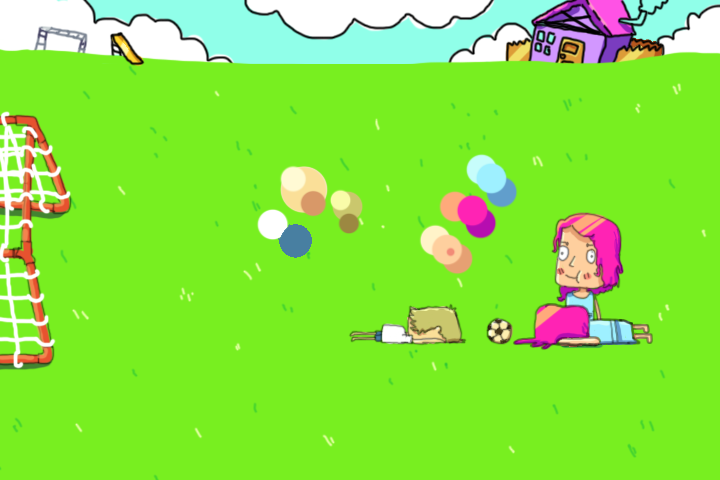
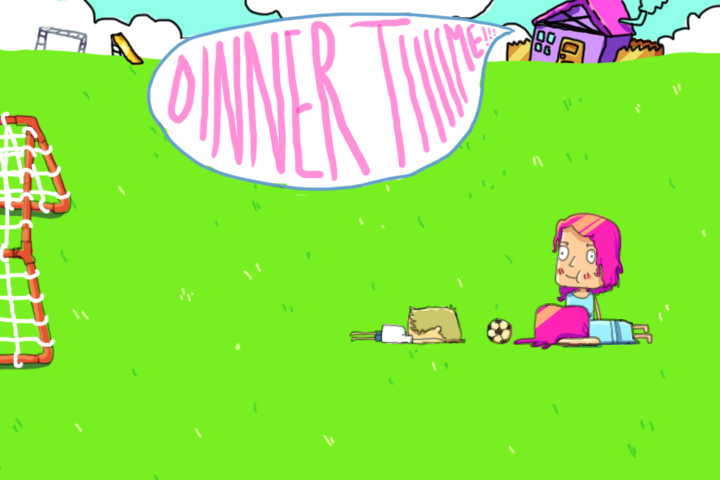
Two versions of the same layered image (720 × 480). Layer-by-layer changes:
hid "colors" (1st of 2, in "diego") over [256, 165, 364, 258]
hid "colors" (2nd of 2, in "nina") over [419, 153, 518, 275]
added group "dinner!" with 3 layers above "bg" over [146, 12, 516, 197]
added layer "Layer 13" in group "dinner!" over [146, 12, 516, 192]
added layer "Layer 15" in group "dinner!" over [167, 17, 496, 182]
added layer "Layer 14" in group "dinner!" over [146, 13, 512, 197]
